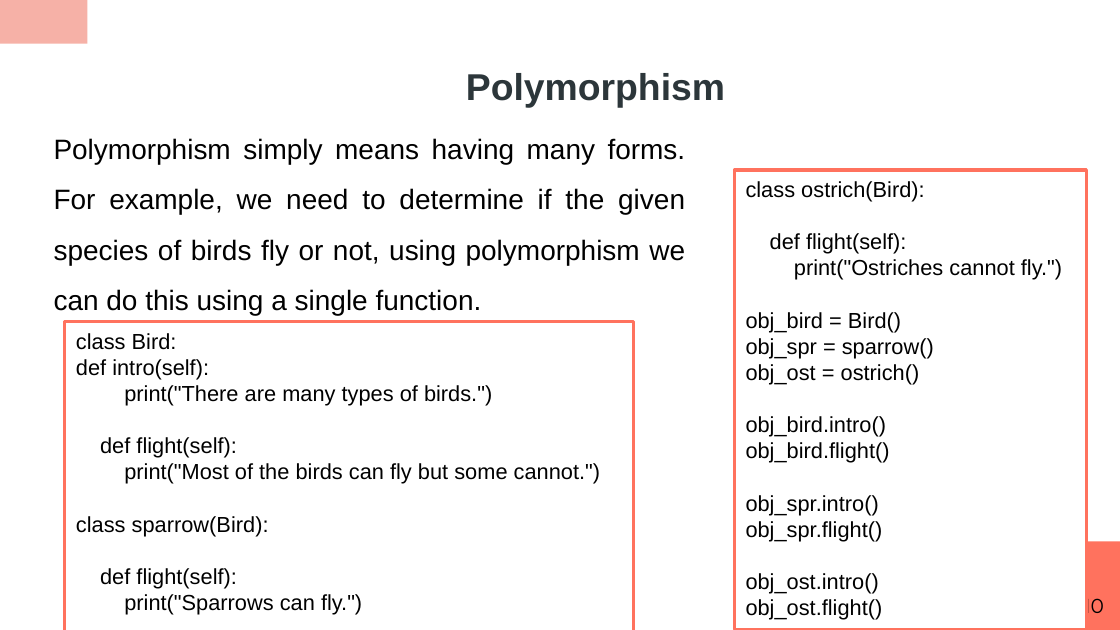
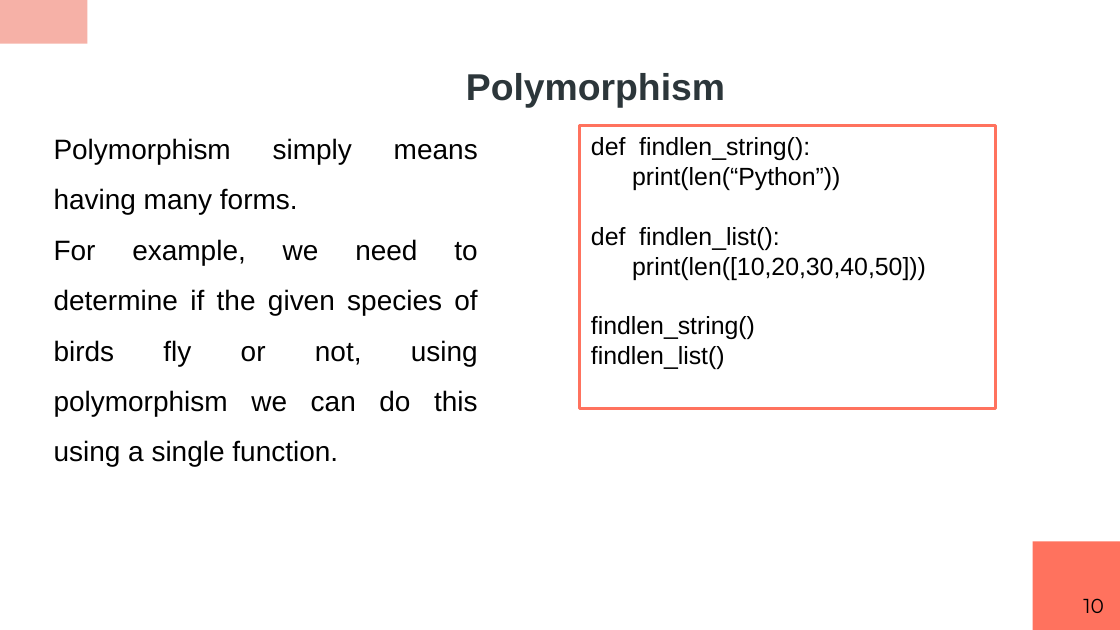
Before and after one commit to RashmivernekarN/ai_with_python_keonics, a slide deck: slide 10 of module2/ppt/Python Classes.pptx. Drawn at 1120x630 pixels with LibreOffice and Linux fonts; fonts in the diff are those of the drawing. Boxes give left, top, right and bottom in pixels: in the first picture for what was removed or moved away, otherwise in the second. Text is boxed around its words. In the diff, an @@ line names an element or a change of style, - is before the commit and + after.

```diff
--- a/module2/ppt/Python Classes.pptx
+++ b/module2/ppt/Python Classes.pptx
@@ text at (54,138,478,467): text changed @@
-Polymorphism simply means having many forms. For example, we need to determine if the given species of birds fly or not, using polymorphism we can do this using a single function.
+Polymorphism simply means having many forms.
+For example, we need to determine if the given species of birds fly or not, using polymorphism we can do this using a single function.
@@ rectangle added at (580,125,996,408), fill #FFFFFF, outline #FF725E 2 pt, 16 pt, text #000000 @@
+def findlen_string():
+print(len(“Python”))
+def findlen_list():
+print(len([10,20,30,40,50]))
+findlen_string()
+findlen_list()
@@ rectangle removed at (735,170,1086,630) @@
-class ostrich(Bird):
-def flight(self):
-print("Ostriches cannot fly.")
-obj_bird = Bird()
-obj_spr = sparrow()
-obj_ost = ostrich()
-obj_bird.intro()
-obj_bird.flight()
-obj_spr.intro()
-obj_spr.flight()
-obj_ost.intro()
-obj_ost.flight()
@@ rectangle removed at (65,321,634,630) @@
-class Bird:
-def intro(self):
-print("There are many types of birds.")
-def flight(self):
-print("Most of the birds can fly but some cannot.")
-class sparrow(Bird):
-def flight(self):
-print("Sparrows can fly.")
```
Also in this commit, not shown: 1 other slide changed, 4 other files.
